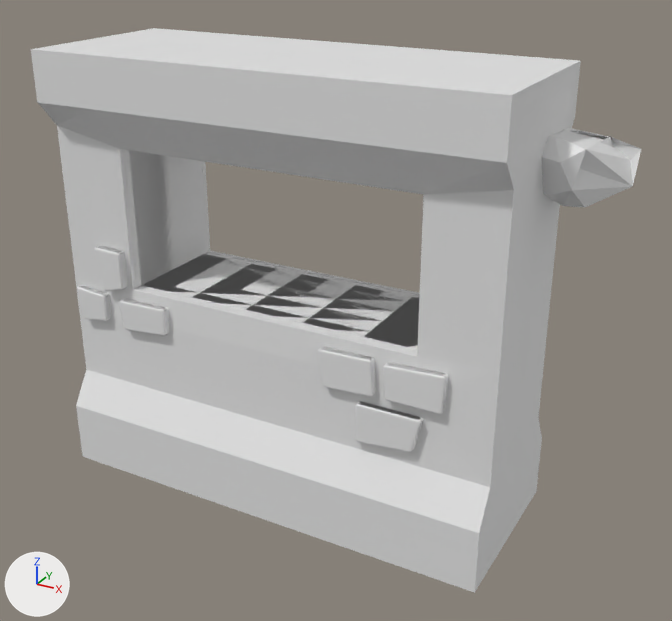
The Blender file Env_Wall_Windowed_A.blend: old version first, new version second.
Both versions are drawn from a camera (50 mm lens) standing at (7.57, -9.53, 6.85) and looking at (3.08, -1.37, 2.76). Every picture has the same lights, and +X, +Y and +Z are marked at lower left. The picture after the commit comes second.
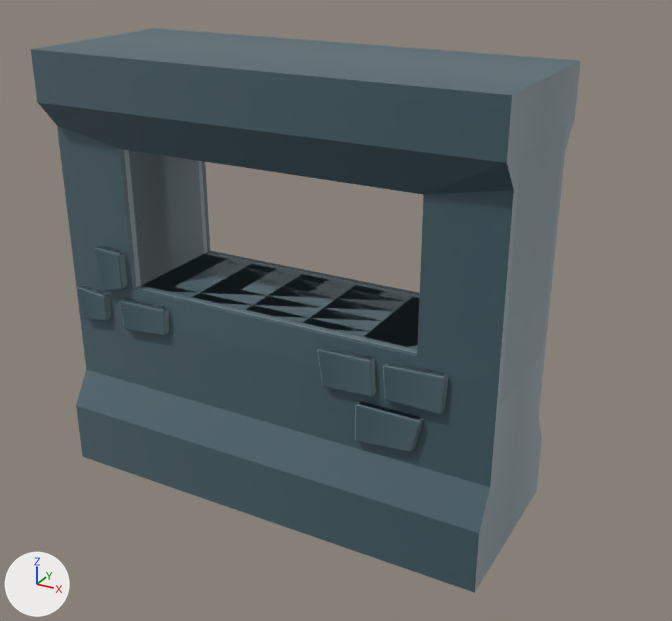
Pixel boxes (x1, y1, x2, y2) of what changed, in the pictures (672 x 621 px):
'Cube', recoloured, surface changed (white to cyan): (31, 28, 581, 593) in both
'Icosphere', deleted: before (542, 128, 641, 208)

What the commit changed:
Picture 'colorPalette.png' (img_colorpalette_png) is new.
Material 'Material' (mat_material) is new.
Its texture is img_colorpalette_png.
me_cube_001 has 6733 vertices, 6723 faces and spans x -1.0..1.0, y -1.0..1.0, z -1.0..1.0.
me_cube_001 is used by ob_cube; location (2.61, -1.35, 2.98); rotation (0.0, 0.0, 3.142), in degrees (0, 0, 180); scale (2.6, 1.0, 2.47).
me_cube_001 part 1: texture (UV) coordinates of 6723 of 6723 faces, centred in x -1.0..1.0, y -1.0..1.0, z -1.0..1.0, changed; they spanned u 0.0..0.88, v 0.0..1.0 and now span u 0.59..0.61, v 0.5..0.52.
me_cube_001 gains material mat_material (picture img_colorpalette_png).
Object 'Icosphere' (ob_icosphere) is deleted.
